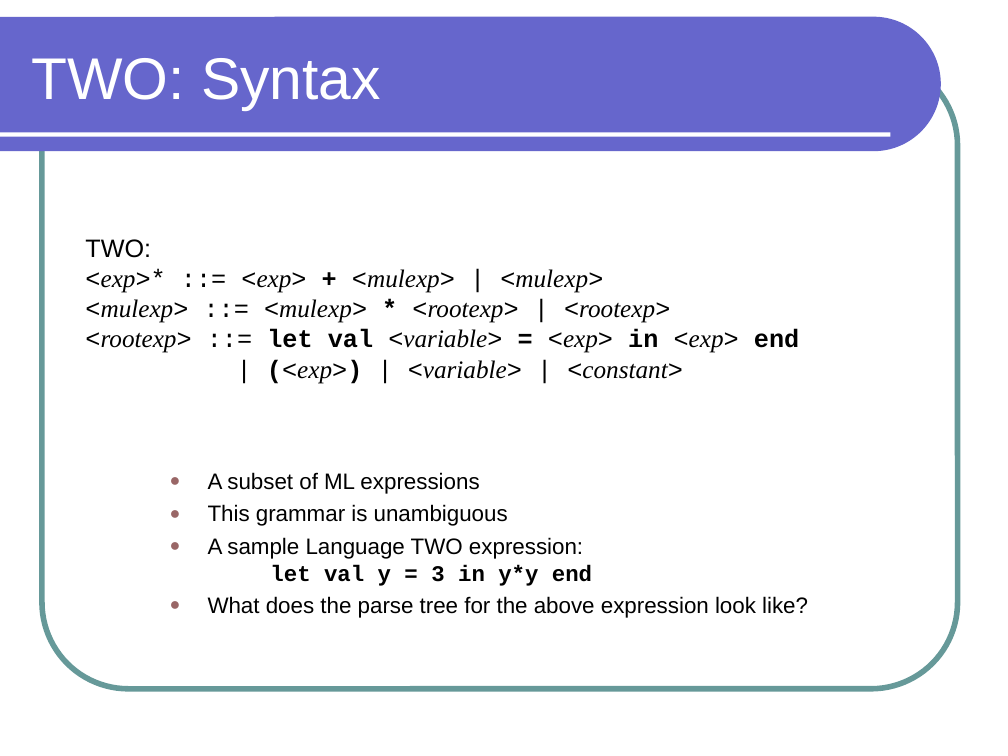
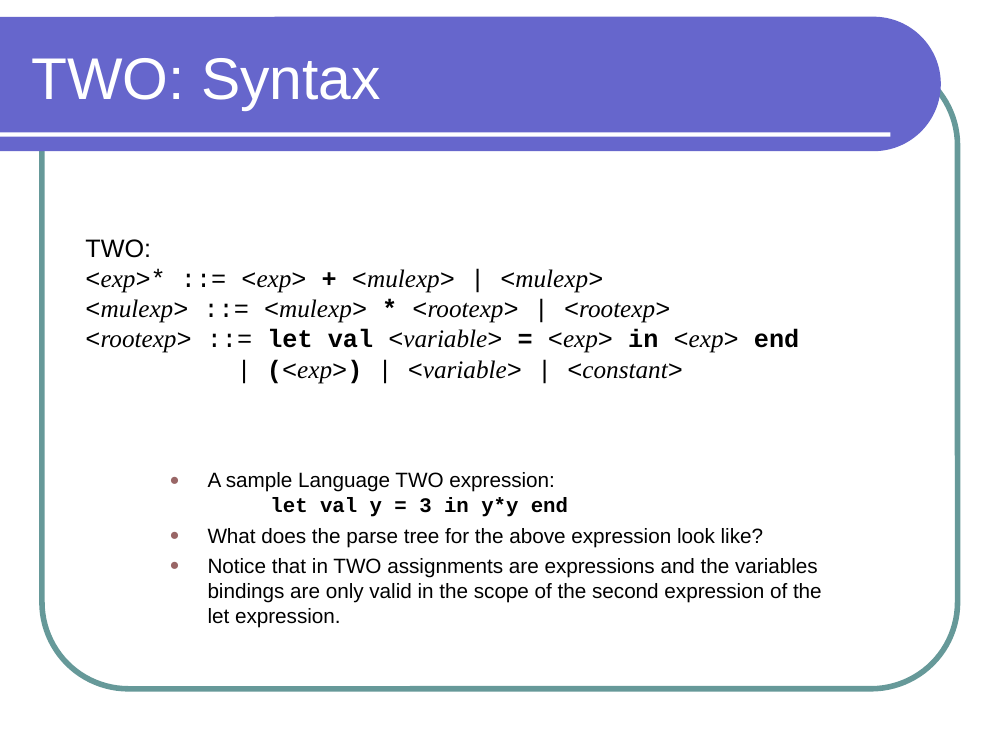
Before and after one commit to lutzhamel/CSC301, a slide deck: slide 3 of notes/csc301-ln025.ppt (slide 2 before the commit). Drawn at 1008x756 pixels with LibreOffice and Linux fonts; fonts in the diff are those of the drawing. Boxes give left, top, right and bottom in pixels: in the first picture for what was removed or moved away, otherwise in the second. Text is boxed around its words. In the diff, an @@ line names an element or a change of style, - is before the commit and + after.

```diff
--- a/notes/csc301-ln025.ppt
+++ b/notes/csc301-ln025.ppt
@@ text at bbox=[208, 472, 508, 526]: paragraphs removed @@
-● A subset of ML expressions
-● This grammar is unambiguous
@@ text at bbox=[208, 472, 763, 547]: size 16 to 14.8 pt in "A sample Language TWO expression: let val ...", "What does the parse tree for the ..." @@
@@ text at bbox=[208, 558, 822, 627]: paragraph added @@
+● Notice that in TWO assignments are expressions and the variables bindings are only valid in the scope of the second expression of the let expression.
```
Also in this commit, not shown: 1 other slide changed, 1 slide added, 3 other files.
